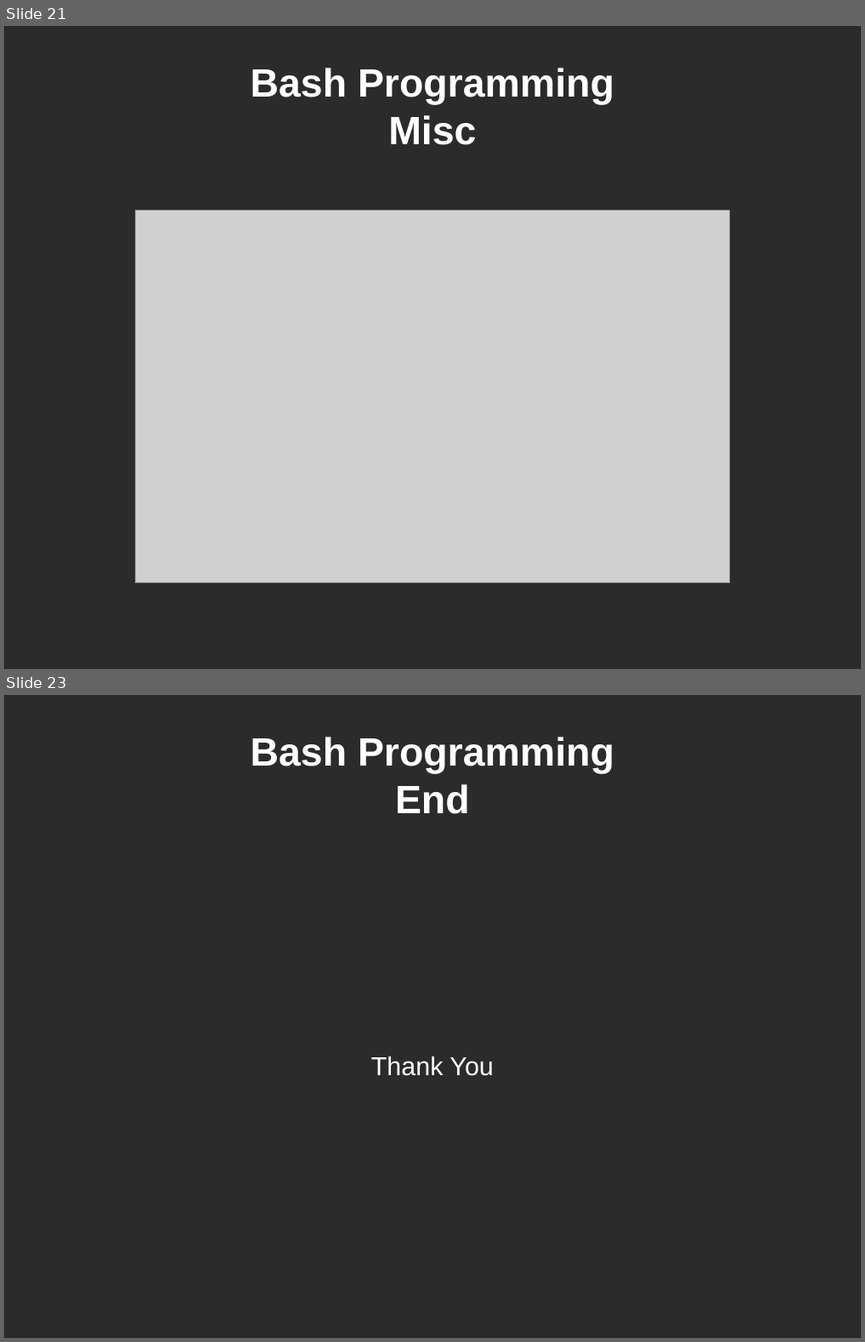
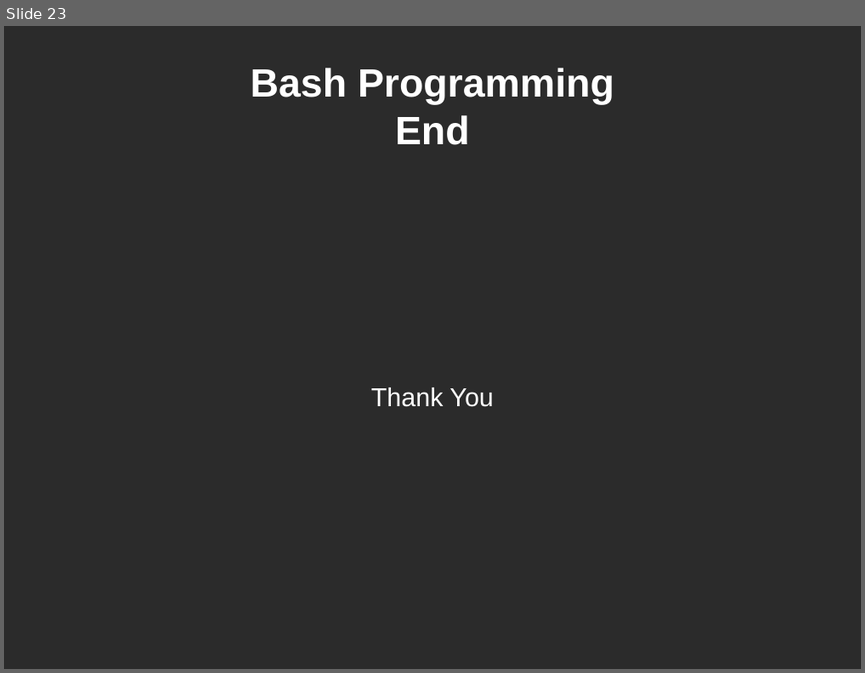
Before and after one commit to aminhjz-old/bashprogramming, a slide deck: bash_programming.odp. Shown one above the other, each under a label of ours: slides 21 and 23 before the commit, slide 23 after it; the slides between them are not shown. The pictures are 865x1342 and 865x673 pixels, drawn with LibreOffice and Linux fonts; fonts in the diff are those of the drawing; grey boxes stand for pictures; background and template pictures are left out; a plain dark background stands for a picture behind light text. Boxes give left, top, right and bottom in pixels: in the first picture for what was removed or moved away, otherwise in the second. Text is boxed around its words. In the diff, an @@ line names an element or a change of style, - is before the commit and + after.

```diff
--- a/bash_programming.odp
+++ b/bash_programming.odp
@@ slide 21 removed at [4, 26, 861, 669], background picture (left out) @@
@@ title removed at [250, 68, 614, 145] @@
-Bash Programming
-Misc
@@ picture removed at [136, 210, 730, 584] @@
```
Also in this commit, not shown: 6 slides changed, 1 slide added.
